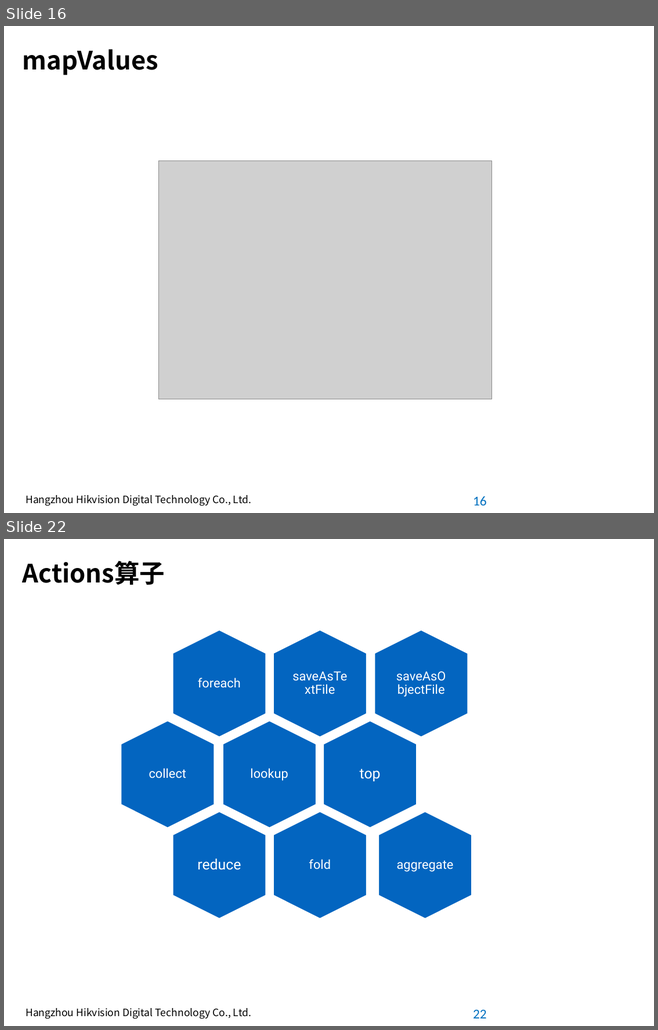
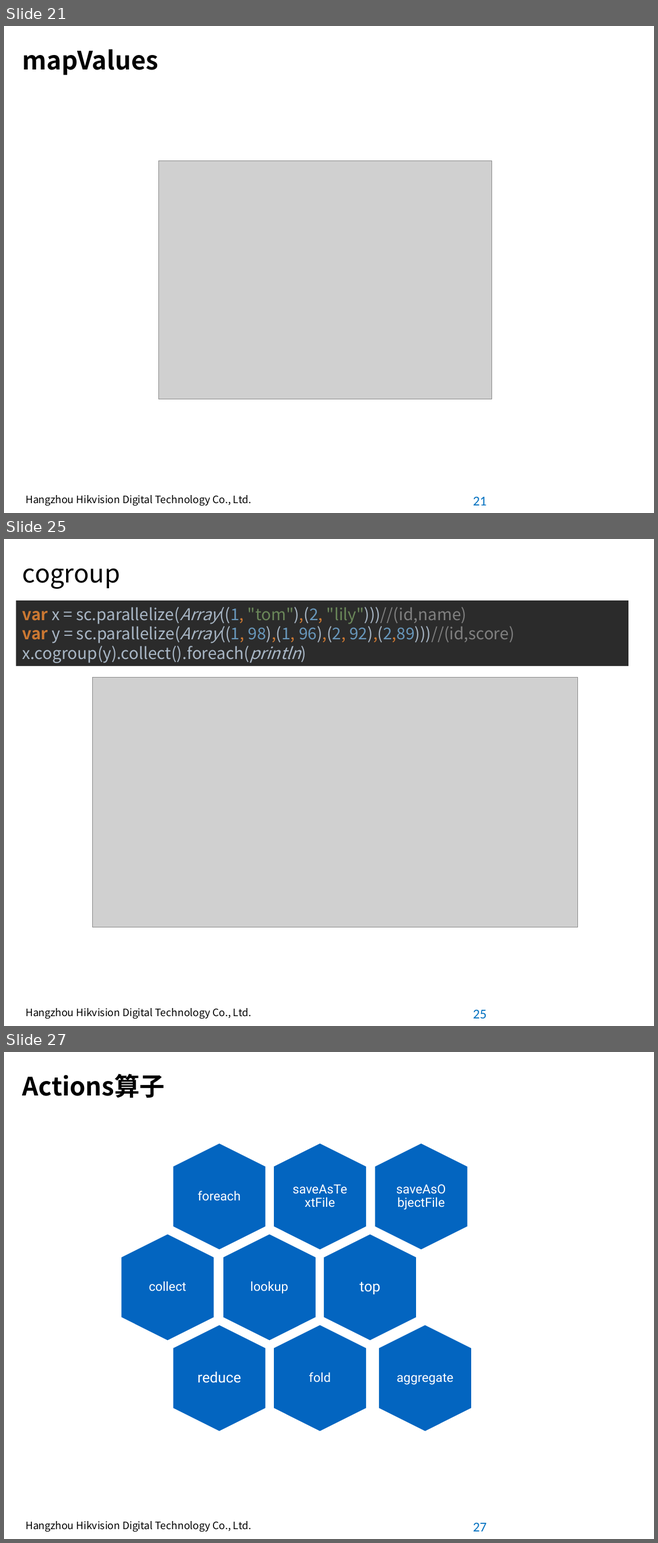
Before and after one commit to pcalpha/Learning, a slide deck: Scala/Spark常用算子.pptx. Shown one above the other, each under a label of ours: slides 16 and 22 before the commit, slides 21, 25 and 27 after it; the slides between them are not shown. The pictures are 658x1030 and 658x1543 pixels, drawn with LibreOffice and Linux fonts; fonts in the diff are those of the drawing; grey boxes stand for pictures; background and template pictures are left out. Boxes give left, top, right and bottom in pixels: in the first picture for what was removed or moved away, otherwise in the second. Text is boxed around its words. In the diff, an @@ line names an element or a change of style, - is before the commit and + after.

```diff
--- a/Scala/Spark常用算子.pptx
+++ b/Scala/Spark常用算子.pptx
@@ slide 25 added at [4, 539, 654, 1026], background #FFFFFF; not listed: 2 template elements that a slide beside it also shows @@
@@ title added at [23, 568, 120, 589], 28 pt, text #000000 @@
+cogroup
@@ rectangle added at [16, 600, 628, 667], fill #2B2B2B, 18 pt, text #A9B7C6 @@
+var x = sc.parallelize(Array((1, "tom"),(2, "lily")))//(id,name)
+var y = sc.parallelize(Array((1, 98),(1, 96),(2, 92),(2,89)))//(id,score)
+x.cogroup(y).collect().foreach(println)
@@ picture added at [92, 678, 578, 928] @@
@@ what was slide 16 is now slide 21 @@
@@ page number at [473, 497, 487, 506]: text changed @@
-16
+21
@@ what was slide 22 is now slide 27 @@
@@ page number at [473, 1523, 487, 1532]: text changed @@
-22
+27
```
Also in this commit, not shown: 9 slides changed, 12 other slides added, 8 slides removed.
